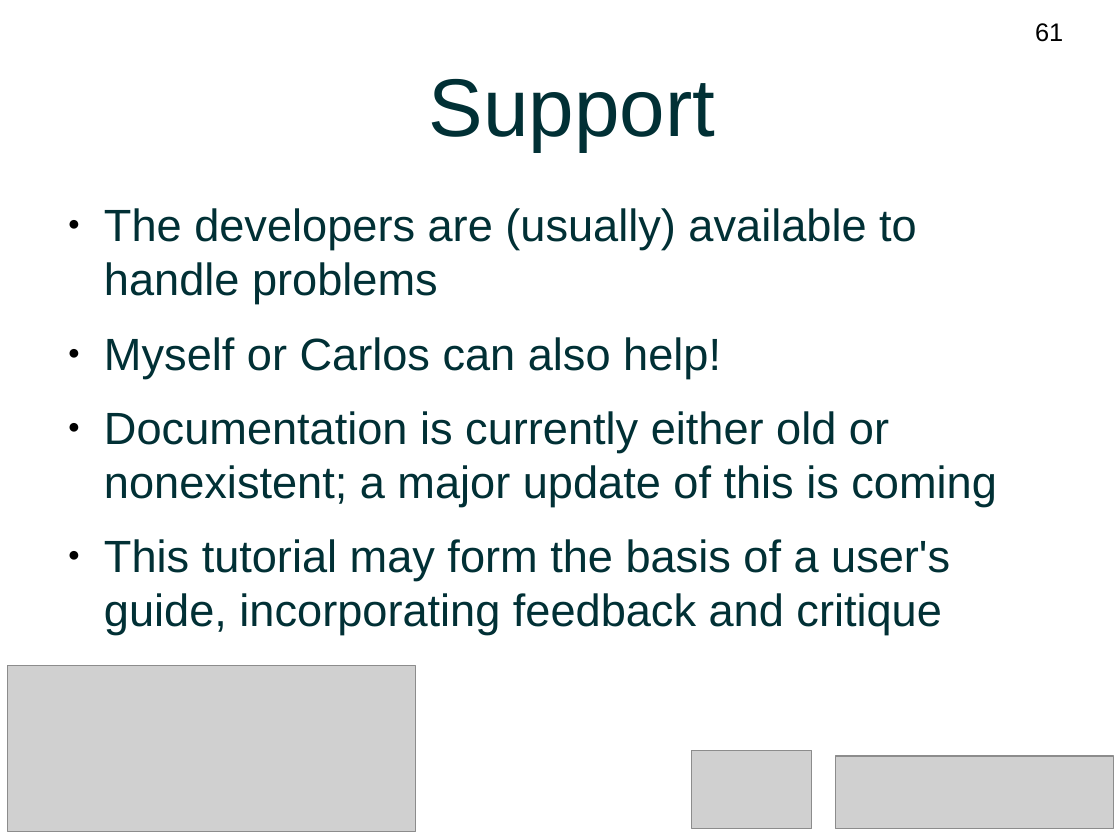
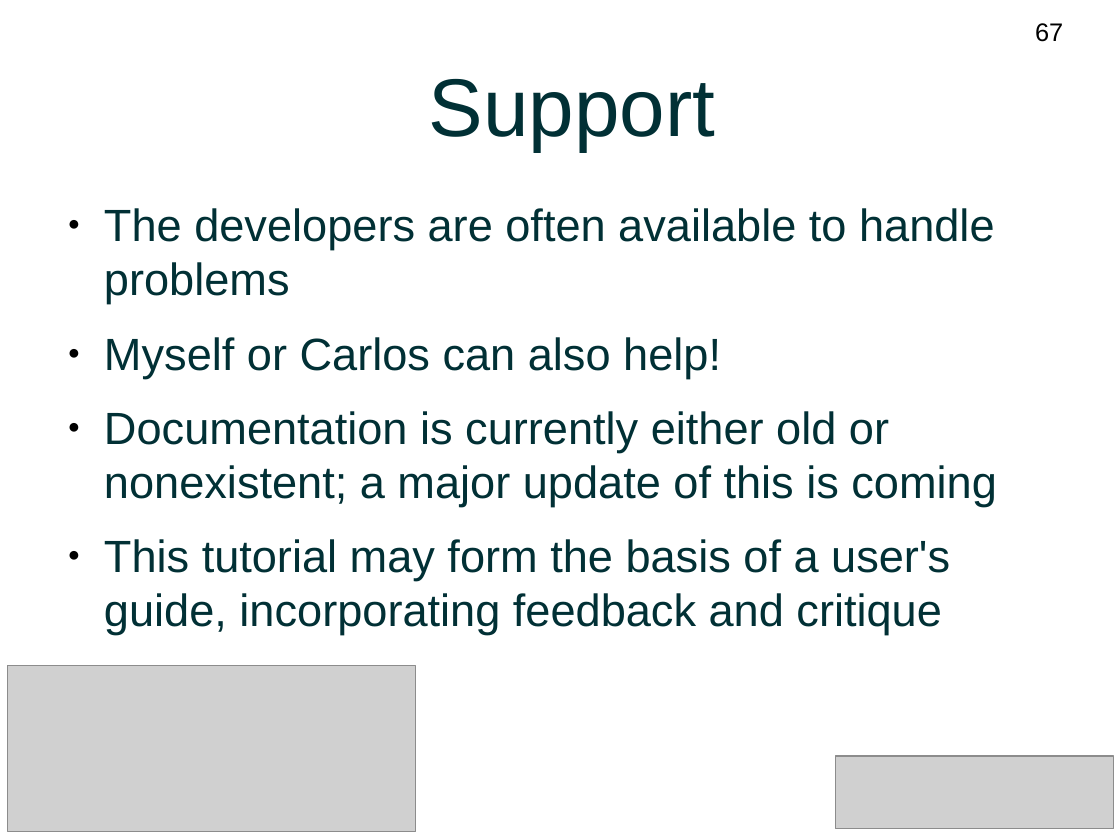
Before and after one commit to DQM4HEP/DQM4HEP-Workshop, a slide deck: slide 67 of BTTB2017-materials/Tutorial.odp (slide 61 before the commit). Drawn at 1120x840 pixels with LibreOffice and Linux fonts; fonts in the diff are those of the drawing; grey boxes stand for pictures. Boxes give left, top, right and bottom in pixels: in the first picture for what was removed or moved away, otherwise in the second. Text is boxed around its words. In the diff, an @@ line names an element or a change of style, - is before the commit and + after.

```diff
--- a/BTTB2017-materials/Tutorial.odp
+++ b/BTTB2017-materials/Tutorial.odp
@@ page number at box(1035, 23, 1063, 42): text changed @@
-61
+67
@@ text at box(104, 208, 995, 304): text changed @@
-● The developers are (usually) available to handle problems
+● The developers are often available to handle problems
@@ picture removed at box(692, 751, 812, 829) @@
```
Also in this commit, not shown: 61 other slides changed, 7 slides added, 1 slide removed.
